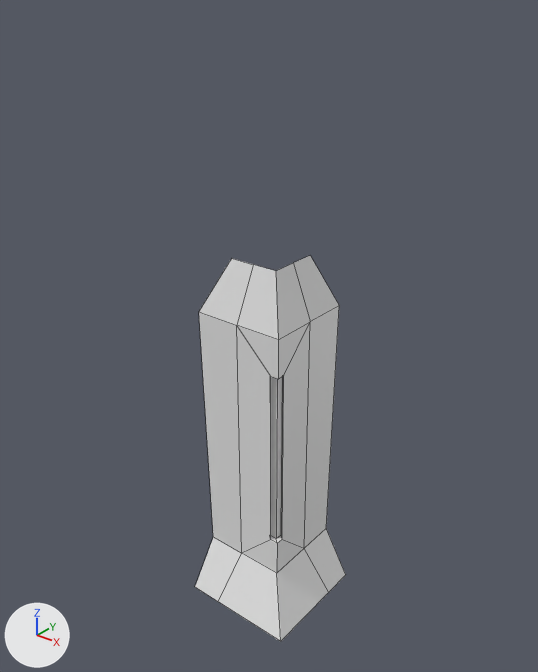
The FBX model 2025FPS_Project/Assets/_2025FPS_Root/3D/Models/00_Materials/02_Finales/SM_CornerWall01.fbx: old version first, new version second.
Both versions are drawn from a 50 mm camera at (4.77, -4.85, 6.42) aimed at (0.56, 0.41, 3.16). Lighting does not change. The marker at lower left points along +X, +Y and +Z. The older version comes first. Mesh edges are drawn as thin lines. Where no turn or scale is listed for an object, it has been applied to the vertices. Vertices at exactly the same position are counted once.
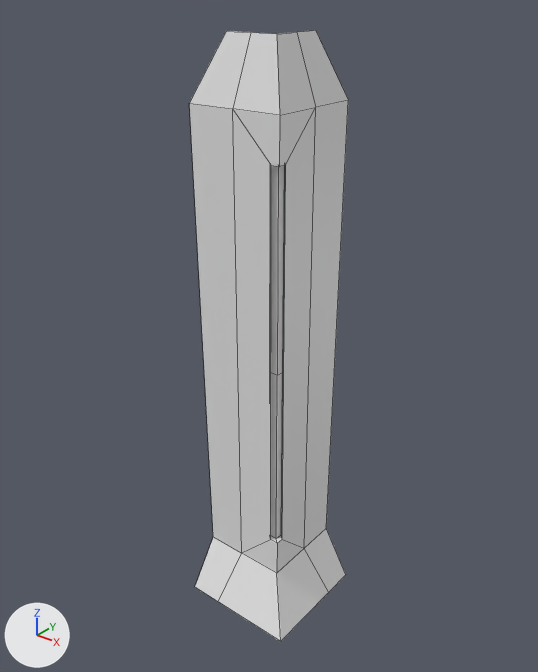
Where the change shows, as pixel boxes [x1, y1, x2, y2] in the pictures (538 x 672 px; the box of a moved part takes in the faces that stretch with it):
'Cube.003', reshaped (59% taller)
    before: [195, 256, 346, 641]
    after: [190, 30, 348, 641]
part 1 of me_cube_006, moved or reshaped
    before: [199, 256, 339, 521]
    after: [190, 30, 348, 521]

The change, as a diff of the scene's bpy script:
```diff
--- a/2025FPS_Project/Assets/_2025FPS_Root/3D/Models/00_Materials/02_Finales/SM_CornerWall01.fbx.py
+++ b/2025FPS_Project/Assets/_2025FPS_Root/3D/Models/00_Materials/02_Finales/SM_CornerWall01.fbx.py
@@ me_cube_006 @@
 # used by ob_cube_003; location = (0.0, 0.0, 0.0)
-me_cube_006.from_pydata(...)  # 32 vertices, 24 faces; spans x 0.0..1.27, y -0.27..1.0, z 0.0..4.0
+me_cube_006.from_pydata(...)  # 35 vertices, 26 faces; spans x 0.0..1.27, y -0.27..1.0, z 0.0..6.0
+# me_cube_006 part 1
+# 13 vertices are removed from x 0.0..1.0, y 0.0..1.0, z 3.0..4.0
+# 14 faces are deleted
+# 16 vertices are added at x 0.0..1.0, y 0.0..1.0, z 5.0..6.0
+# 16 new faces join them
```
